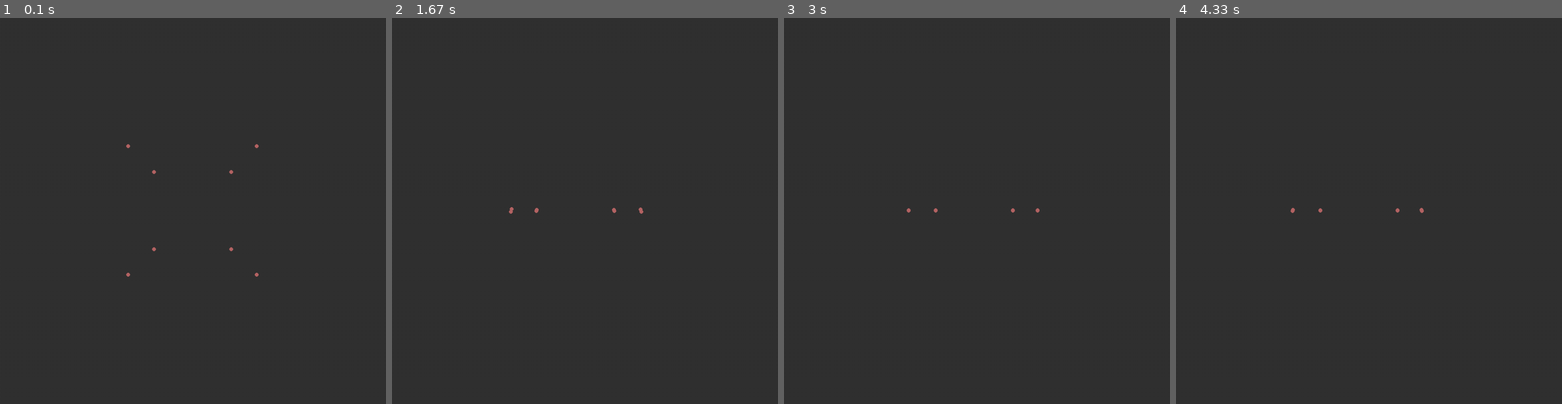
Above: before the commit, frames 1-4 (left to right).
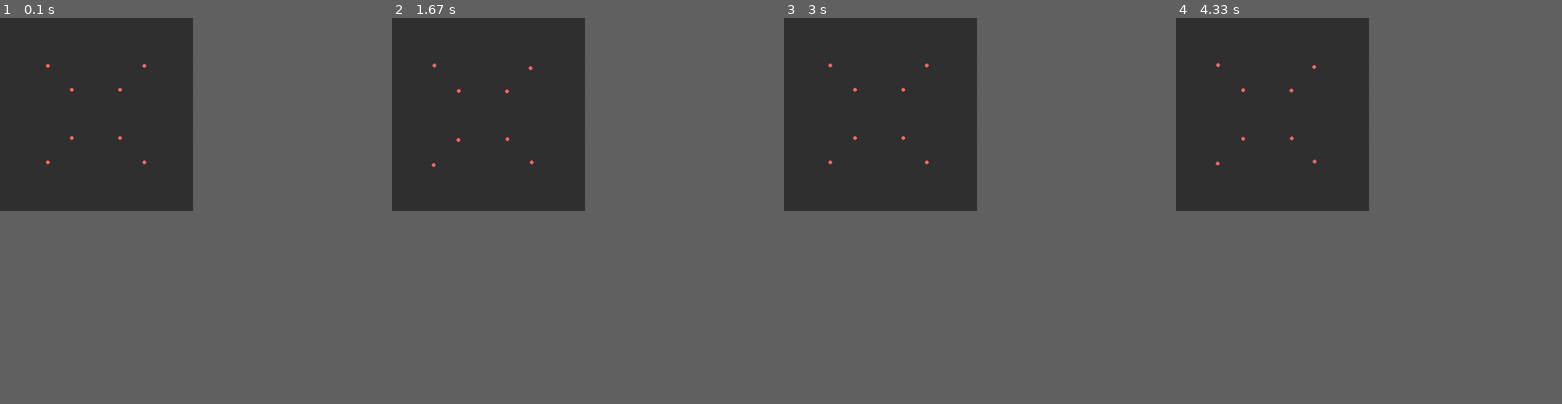
Above: after the commit, the same moments.

Repository: Cuchibambo/Main-Projects
Game: pygame game, started from python/3Dtimes2.py
The game is run twice, just before and just after one commit, with the same random seed, the same clock (stepped at 60 frames per second) and the same inputs.
Inputs:
- Up to frame 1 (0.1 s): no input
- Up to frame 2 (1.67 s): hold Right 0.33-0.8 s; hold Up 0.83-1.13 s; tap Z at 0.9, 1.23, 1.53 s; hold Right 1.17-1.63 s; hold D 1.17-1.63 s
- Up to frame 3 (3 s): hold Left 1.67-2.2 s; tap Z at 1.73, 2.03, 2.3, 2.63, 2.93 s; hold Down 2.23-2.53 s; hold S 2.23-2.53 s; hold Left 2.57-2.97 s
- Up to frame 4 (4.33 s): hold Up 3-3.37 s; tap Z at 3.07, 3.47, 3.77, 4.13 s; hold Right 3.4-4.03 s; hold D 3.4-4.03 s; hold Down from 4.07 s (still down); hold S from 4.07 s (still down)
In our replay, the window is 900x900 before the commit and 450x450 after it. These sizes can differ from the game's own. Grey fills any space a smaller window leaves; there, only what the larger window draws over its background counts as a difference.

The runs differ from the first frame. In frame 1, 0.1% of the frame differs, in the area x 11-67%, y 11-67%; in frame 2, 0.1%; in frame 3, 0.1%; in frame 4, 0.1%.

Commit message:
bigg commit

Diff:
--- a/python/3Dtimes2.py
+++ b/python/3Dtimes2.py
@@ -3,14 +3,15 @@
 import pygame
 
 class Point():
-    def __init__(self, pos:tuple):
+    def __init__(self, pos:tuple, connectedVertexIndex:list):
         self.pos = pos
+        self.connectedVertexIndex = connectedVertexIndex
 
 pygame.init()
-width,height = 1000, 1000
+width,height = 500, 500
 Surface = pygame.display.set_mode((width,height))
 backgroundColor = (50, 50, 50)
-PointColor = (182, 100, 100)
+PointColor = (255, 100, 100)
 pygame.draw.rect(Surface, backgroundColor, pygame.Rect(0, 0, width, height))
 pygame.display.flip()
 
@@ -18,21 +19,21 @@
 CameraDistance = 1
 vec1 = NormalizeVector((1,0,0))
 vec2 = NormalizeVector((0,0,1))
-Points = [Point((-0.5,0.5,-0.5)),
-          Point((0.5,0.5,-0.5)),
-          Point((0.5,0.5,0.5)),
-          Point((-0.5,0.5,0.5)),
-          Point((-0.5,1.5,-0.5)),
-          Point((0.5,1.5,-0.5)),
-          Point((0.5,1.5,0.5)),
-          Point((-0.5,1.5,0.5))]
+Points = [Point((1,1,1),[]),
+          Point((1,1,-1),[]),
+          Point((-1,1,-1),[]),
+          Point((-1,1,1),[]),
+          Point((1,3,1),[]),
+          Point((1,3,-1),[]),
+          Point((-1,3,-1),[]),
+          Point((-1,3,1),[])]
 
 HorizontalMoveSpeed, DepthMoveSpeed, VerticalMoveSpeed = 0.001, 0.001, 0.001
 X_RotationSpeed, Y_RotationSpeed, Z_RotationSpeed = 0.001, 0.001, 0.001
 MovementVector = (0, 0, 0)
 RotationVector = (0, 0, 0)
 isZpressed, isSpressed, isQpressed, isDpressed, isLEFTpressed, isRIGHTpressed, isUPpressed, isDOWNpressed = 0, 0, 0, 0, 0, 0, 0, 0
-Z_Rotation = 0
+X_Rotation, Z_Rotation = 0, 0
 
 running = True
 while running == True:
@@ -88,16 +89,10 @@
 
     # Handle Rotation Vector
     RotationVector = (
-        isDOWNpressed-isUPpressed,
+        isUPpressed-isDOWNpressed,
         0,
         isRIGHTpressed-isLEFTpressed
     )
-
-    # Get Normal and Camera Pos
-    Normal = GetNormalVector(vec1,vec2)
-    Camera = (Normal[0] * CameraDistance,
-            Normal[1] * CameraDistance,
-            Normal[2] * CameraDistance)
 
     # Handle Movement
     MovementVector = NormalizeVector(MovementVector)
@@ -107,28 +102,45 @@
               Center[2] + VerticalMoveSpeed*MovementVector[2])
 
     Z_Rotation += Z_RotationSpeed*RotationVector[2]
+    X_Rotation += X_RotationSpeed*RotationVector[0]
+
 
     # Handle Left-Right rotation
-    vec1 = Z_RotationMatrix(vec1,Z_RotationSpeed*RotationVector[2])
-    vec2 = Z_RotationMatrix(vec2,Z_RotationSpeed*RotationVector[2])
+    Rotatedvec1 = Z_RotationMatrix(vec1,Z_Rotation)
+    Rotatedvec2 = Z_RotationMatrix(vec2,Z_Rotation)
 
     # Handle Up-Down Rotation
-    vec1 = X_RotationMatrix(vec1,X_RotationSpeed*RotationVector[0])
-    vec2 = X_RotationMatrix(vec2,X_RotationSpeed*RotationVector[0])
+    Rotatedvec1 = X_RotationMatrix(Rotatedvec1,X_Rotation)
+    Rotatedvec2 = X_RotationMatrix(Rotatedvec2,X_Rotation)
+
+    # Get Normal and Camera Pos
+    Normal = GetNormalVector(Rotatedvec1,Rotatedvec2)
+    Camera = (Normal[0] * CameraDistance,
+            Normal[1] * CameraDistance,
+            Normal[2] * CameraDistance)
 
     # Draw points
+
+    PointsPos = []
+
     for point in Points:
+
         CenteredPointPos = (point.pos[0] + Center[0],
                             point.pos[1] + Center[1],
                             point.pos[2] + Center[2])
         NormalPosPoint3D = FindIntersectionBetweeenPointAndPlane(Normal,CenteredPointPos,Camera)
-        NormalPointPos2D = GetLinearCoeficientsRepresentationOfPointOnPlane(vec1,vec2,NormalPosPoint3D)
+        NormalPointPos2D = GetLinearCoeficientsRepresentationOfPointOnPlane(Rotatedvec1,Rotatedvec2,NormalPosPoint3D)
         PointPos2D = (ChangeRange(NormalPointPos2D[0],-1,1,0,width),
                       ChangeRange(NormalPointPos2D[1],-1,1,0,height))
 
+        PointsPos.append(PointPos2D)
+
         pygame.draw.circle(Surface, PointColor, PointPos2D, 5)
+
+    for i in range(len(Points)):
+        for vertex in Points[i].connectedVertexIndex:
+            pygame.draw.line(Surface,PointColor,PointsPos[i],PointsPos[vertex])
 
     pygame.display.flip()
 
-
 # TODO Up-Down Rotation
--- a/python/Physique/ch18_418_confirme.py
+++ b/python/Physique/ch18_418_confirme.py
@@ -24,7 +24,7 @@
 plt.xlabel('t (en ms)')
 plt.ylabel('s1,s2 et s3')
 plt.xlim((0,4))
-plt.ylim(-max(A1,A2)+2,max(A1,A2)+2)
+plt.ylim((-A1-A2-1,A1+A2+1))
 plt.grid()
 plt.legend(loc = 9, ncol=3)
 plt.show()
